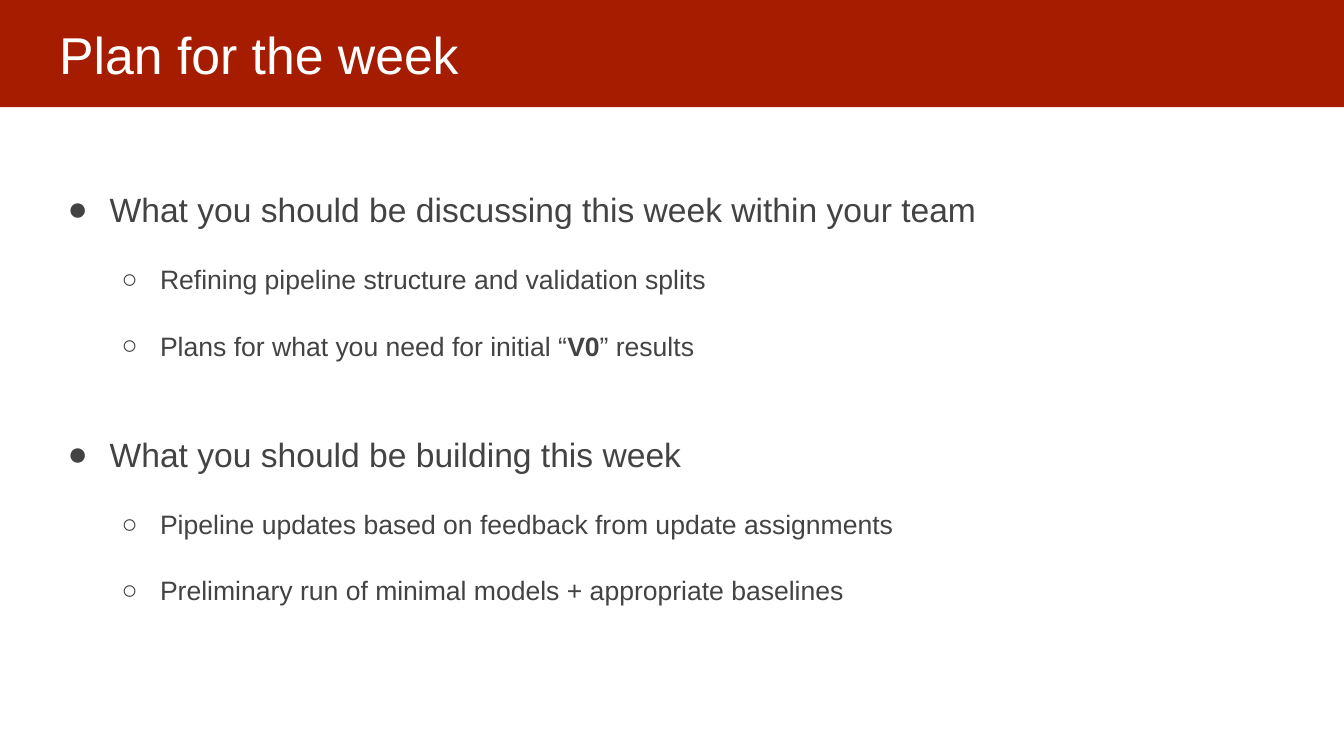
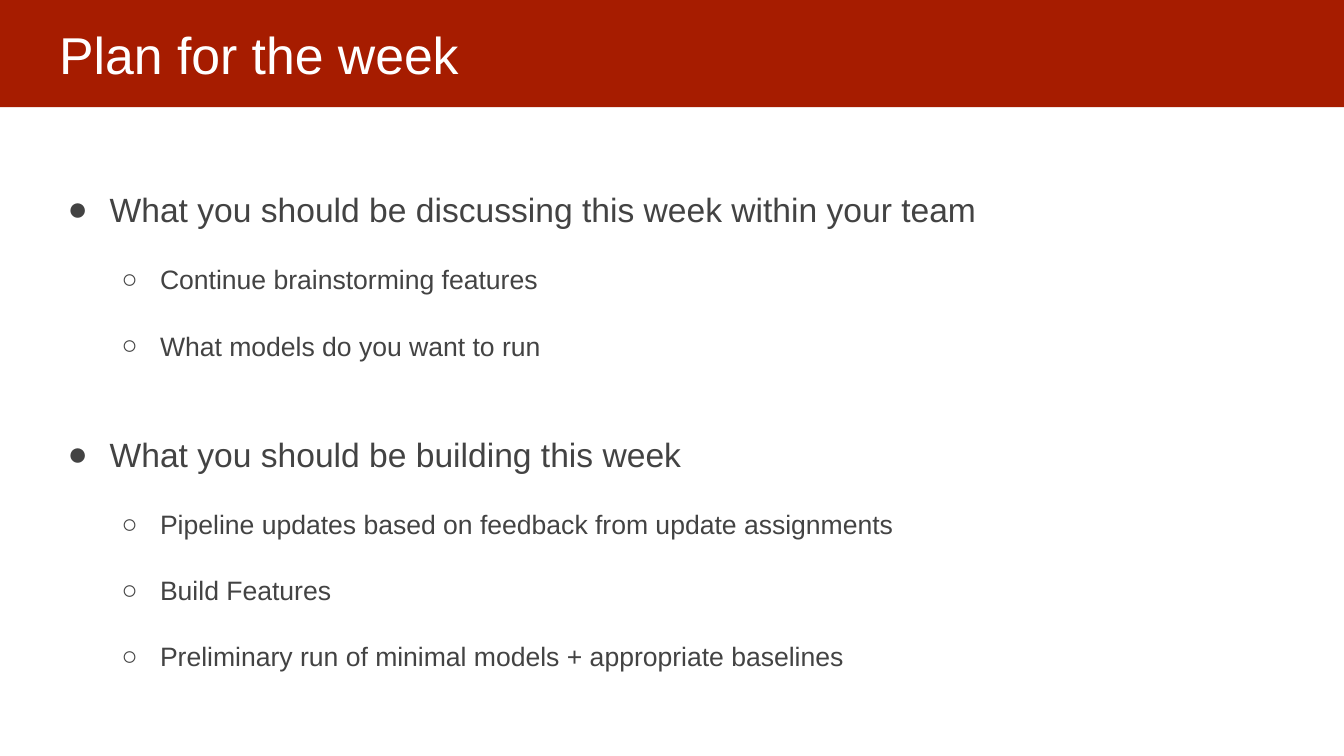
Before and after one commit to dssg/mlforpublicpolicylab, a slide deck: slide 3 of Lectures/14-ml-modeling-in-practice.pptx. Drawn at 1344x756 pixels with LibreOffice and Linux fonts; fonts in the diff are those of the drawing. Boxes give left, top, right and bottom in pixels: in the first picture for what was removed or moved away, otherwise in the second. Text is boxed around its words. In the diff, an @@ line names an element or a change of style, - is before the commit and + after.

```diff
--- a/Lectures/14-ml-modeling-in-practice.pptx
+++ b/Lectures/14-ml-modeling-in-practice.pptx
@@ text at (x1=160, y1=269, x2=540, y2=361): text changed @@
-  ○ Refining pipeline structure and validation splits
-  ○ Plans for what you need for initial “V0” results
+  ○ Continue brainstorming features
+  ○ What models do you want to run
@@ text at (x1=160, y1=580, x2=331, y2=601): paragraph added @@
+  ○ Build Features
```
Also in this commit, not shown: 2 other slides changed, 2 other files.
